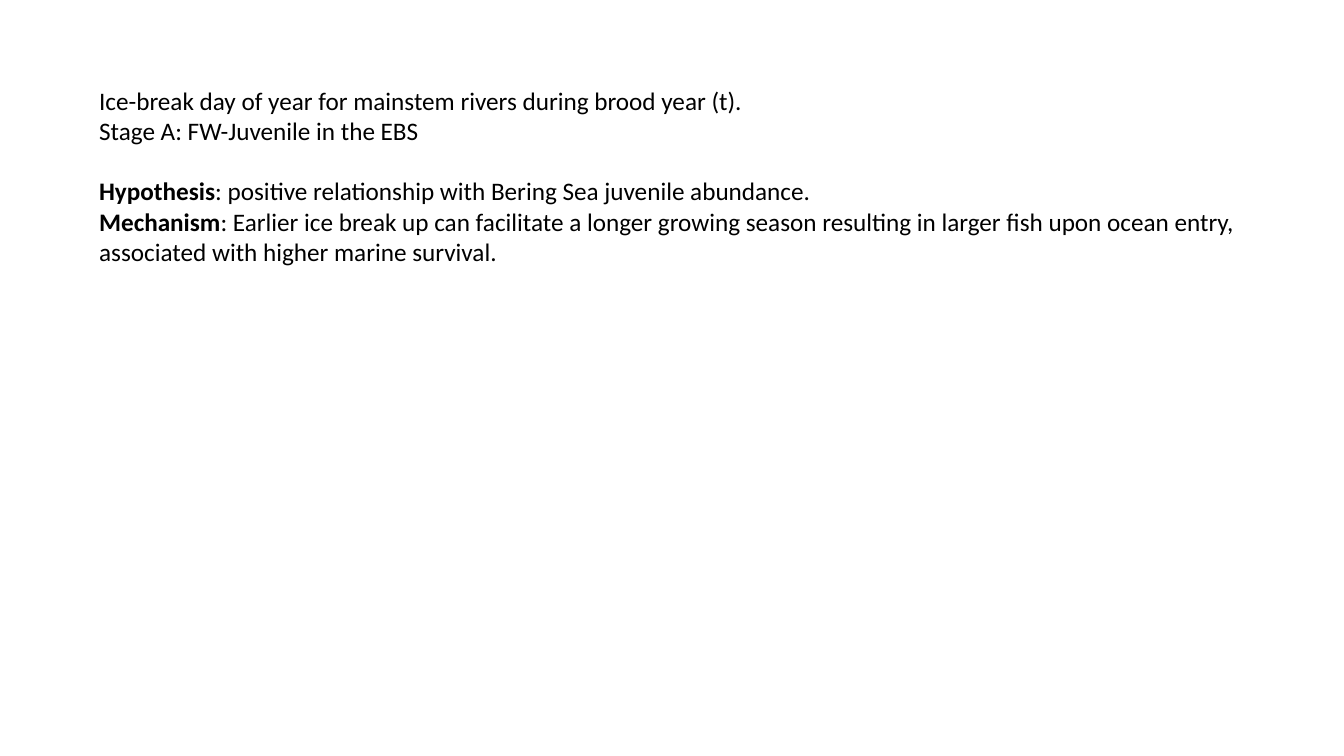
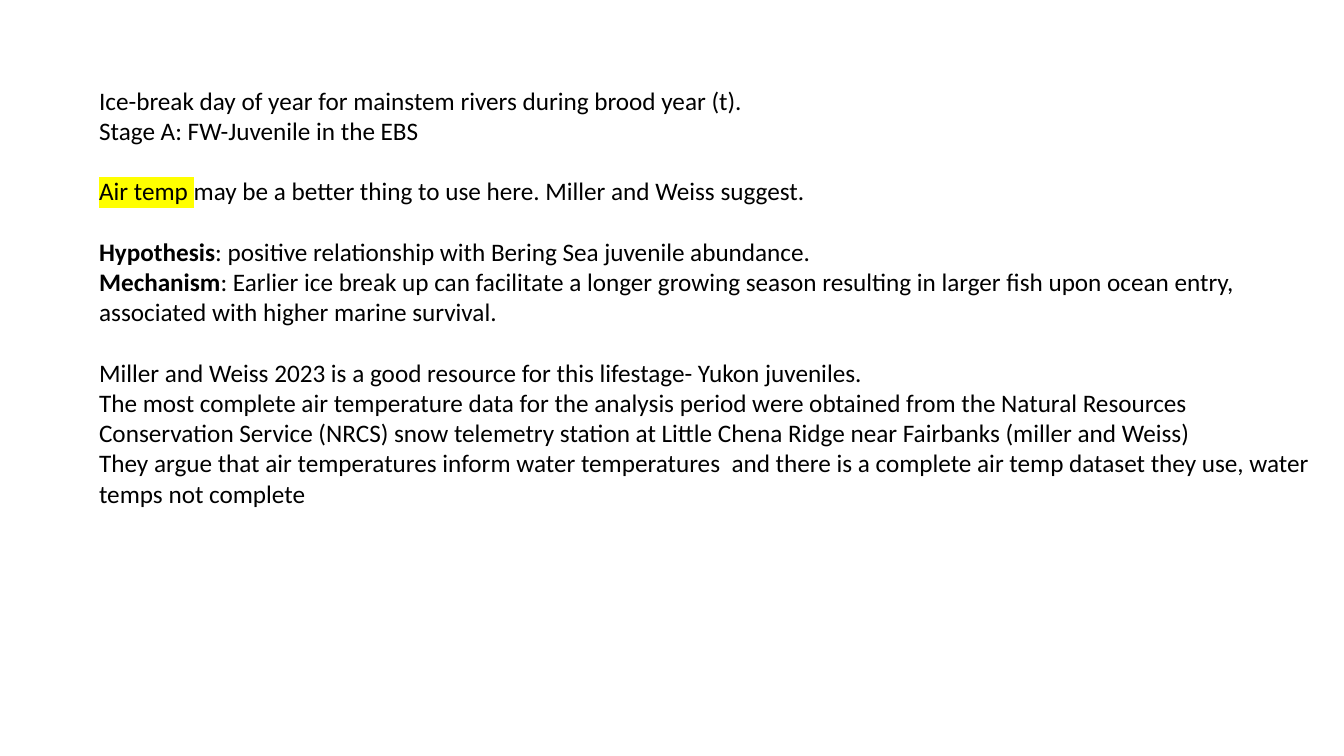
Before and after one commit to genoa-sullaway/Yukon-Chum-IPM, a slide deck: slide 1 of notes/Covariate_notes.pptx. Drawn at 1344x756 pixels with LibreOffice and Linux fonts; fonts in the diff are those of the drawing. Boxes give left, top, right and bottom in pixels: in the first picture for what was removed or moved away, otherwise in the second. Text is boxed around its words. In the diff, an @@ line names an element or a change of style, - is before the commit and + after.

```diff
--- a/notes/Covariate_notes.pptx
+++ b/notes/Covariate_notes.pptx
@@ text at (99, 182, 805, 205): paragraph added @@
+Air temp may be a better thing to use here. Miller and Weiss suggest.
@@ text at (99, 364, 1308, 507): paragraphs added @@
+Miller and Weiss 2023 is a good resource for this lifestage- Yukon juveniles.
+The most complete air temperature data for the analysis period were obtained from the Natural Resources Conservation Service (NRCS) snow telemetry station at Little Chena Ridge near Fairbanks (miller and Weiss)
+They argue that air temperatures inform water temperatures and there is a complete air temp dataset they use, water temps not complete
```
Also in this commit, not shown: 5 other slides changed, 1 slide added, 6 other files.
